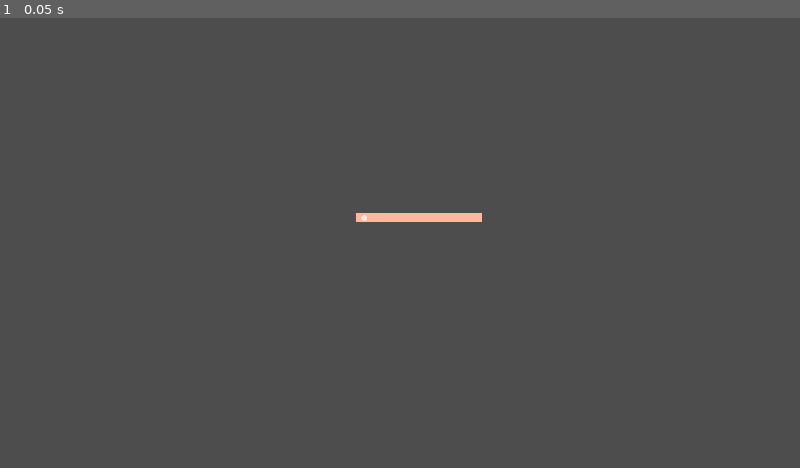
Above: before the commit, frame 1.
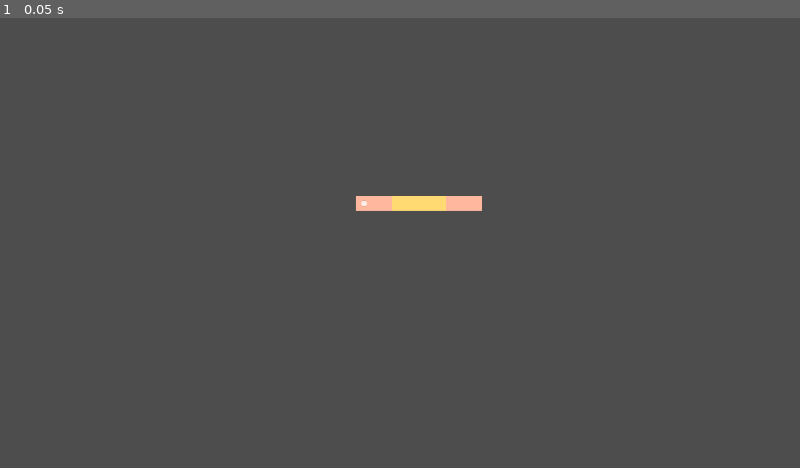
Above: after the commit, the same moment.

Repository: mntjams/game-jam-25-2
Game: Godot game, scene res://scenes/piss.tscn
Two runs of this game, one before a commit and one after it. Both use one fixed random seed, a clock stepped at 60 frames per second and the inputs below. This scene is started directly instead of the project's main scene.
Inputs:
- Up to frame 1 (0.05 s): no input

The runs differ from the first frame. In frame 1, 0.8% of the frame differs, in the area x 44-61%, y 39-46%.

Commit message:
piss v1.1

Diff:
--- a/scenes/piss.tscn
+++ b/scenes/piss.tscn
@@ -1,10 +1,11 @@
-[gd_scene load_steps=5 format=3 uid="uid://byvhqna41uhww"]
+[gd_scene load_steps=6 format=3 uid="uid://byvhqna41uhww"]
 
 [ext_resource type="Script" uid="uid://c1d0gmpbb78he" path="res://scripts/piss.gd" id="1_u8csm"]
+[ext_resource type="Texture2D" uid="uid://b2q146hutsua7" path="res://assets/img/text_rext_small.png" id="2_3jfbr"]
 
 [sub_resource type="StyleBoxLine" id="StyleBoxLine_3jfbr"]
 color = Color(0.99881023, 0.7202589, 0.61991256, 1)
-thickness = 21
+thickness = 35
 
 [sub_resource type="StyleBoxFlat" id="StyleBoxFlat_u8csm"]
 bg_color = Color(0.6, 0.6, 0.6, 0)
@@ -17,7 +18,7 @@
 
 [node name="CanvasLayer" type="CanvasLayer" parent="."]
 
-[node name="good" type="HSlider" parent="CanvasLayer"]
+[node name="slider" type="HSlider" parent="CanvasLayer"]
 anchors_preset = 8
 anchor_left = 0.5
 anchor_top = 0.5
@@ -26,9 +27,16 @@
 offset_left = -105.0
 offset_top = -110.0
 offset_right = 195.0
-offset_bottom = -10.0
+offset_bottom = -80.0
 grow_horizontal = 2
 grow_vertical = 2
 theme_override_styles/slider = SubResource("StyleBoxLine_3jfbr")
 theme_override_styles/grabber_area = SubResource("StyleBoxFlat_u8csm")
 theme_override_styles/grabber_area_highlight = SubResource("StyleBoxLine_u8csm")
+
+[node name="swee_spot" type="TextureRect" parent="CanvasLayer/slider"]
+self_modulate = Color(1, 1, 0.27058825, 0.4862745)
+layout_mode = 0
+offset_right = 300.0
+offset_bottom = 35.0
+texture = ExtResource("2_3jfbr")
--- a/scripts/piss.gd
+++ b/scripts/piss.gd
@@ -1,11 +1,17 @@
 extends Node2D
 
-@onready var good = $CanvasLayer/good
+@onready var slider = $CanvasLayer/slider
+@onready var text_rect = $CanvasLayer/slider/swee_spot
 var finished = false
 var dir = 1
 # Called when the node enters the scene tree for the first time.
 func _ready() -> void:
-	var shift = randf_range(0.25, 0.4)
+	var sweet_spot = randf_range(0.1, 0.5)
+	var margin = (1-sweet_spot) * slider.size.x
+	text_rect.size.x -= margin
+	text_rect.position.x += margin/2
+
+
 
 
 # Called every frame. 'delta' is the elapsed time since the previous frame.
@@ -15,8 +21,8 @@
 
 	if not finished:
 		var tween = get_tree().create_tween()
-		var val = good.value
+		var val = slider.value
 		var vel = 2+16/(abs(50-val)+1)
 		print(vel)
-		if val == good.max_value or val == good.min_value: dir*=-1
-		tween.tween_property(good,"value", good.value+dir*vel,delta)
+		if val == slider.max_value or val == slider.min_value: dir*=-1
+		tween.tween_property(slider,"value", val+dir*vel,delta)
Binary file added: assets/img/text_rext_small.png
Not shown, added: assets/img/text_rext_small.png.import
